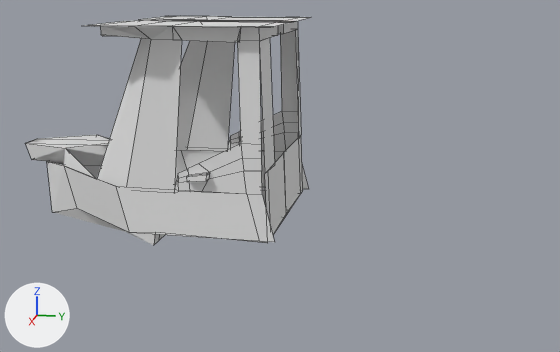
Renders of the Blender file Models/Vehicles/Land/LIEBHERRL538/LIEBHERRL538.blend from each side of a commit.
The view is the same before and after, from a 50 mm camera at (15.77, 8.08, 4.63) aimed at (0.0, 4.92, 0.68). Arrows for +X, +Y and +Z are at lower left; the lights stay in place. Mesh edges are drawn as thin lines.

In view in the first picture: 'Cab'.
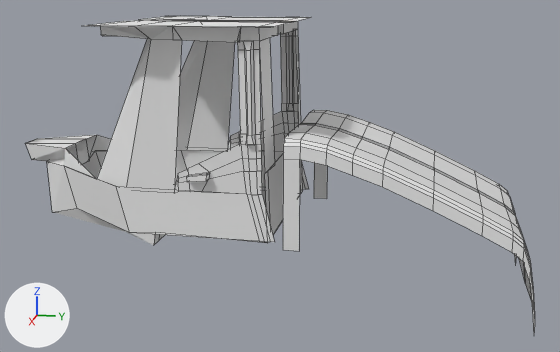
Edits to the bpy script that builds the scene:
```text
Add mat_whithecab:
    mat_whithecab = diffuse_material('whitheCab')
    mat_whithecab.base_color = (0.8, 0.8, 0.8)  # white #e7e7e7
Change me_plane:
    used by ob_cab; parent = ob_liebherr538; location = (-0.0524, 5.062, 3.911); scale = (0.273, 0.135, 1.0)
    remove me_plane.from_pydata(...)  # 134 vertices, 79 faces, 7 loose edges; spans x -1.0..9.4, y -43.4..1.1, z -4.3..0.0
    add me_plane.from_pydata(...)  # 324 vertices, 206 faces, 14 loose edges; spans x -9.4..9.4, y -43.4..1.1, z -4.3..0.0
    me_plane part 1: a new loose piece of 156 vertices spanning x -9.4..1.0, y -43.4..1.1, z -4.3..0.0, in mat_whithecab (white #e7e7e7)
    me_plane part 2: 30 vertices added at x -1.0..7.6, y -4.0..0.5, z -4.0..-0.3
    me_plane part 3: 2 vertices moved from x -1.0, y -26.2..-23.1, z -3.2..-2.7 to x -1.0, y -34.6..-34.2, z -3.2..-2.7; 4 vertices added at x -7.3, y -31.1..-28.2, z -4.3..-3.1
    me_plane part 4: 1 vertex moved from x 6.2, y -18.3, z -0.2 to x 6.2, y -17.4, z -0.2
    add me_plane.materials.append(mat_whithecab)  # white #e7e7e7
Add me_plane_001:
    me_plane_001.from_pydata(...)  # 86 vertices, 67 faces; spans x -1.0..15.6, y -1.0..29.0, z -3.5..0.0
Change ob_cab:
    remove _m = ob_cab.modifiers.new('Mirror', 'MIRROR')
Add ob_plane:
    ob_plane = bpy.data.objects.new('Plane', me_plane_001)
    ob_plane.location = (-0.03, 5.51, 1.83)
    ob_plane.scale = (0.122, 0.157, 1.0)
    _m = ob_plane.modifiers.new('Mirror', 'MIRROR')
```

Location of each change, (x1, y1, x2, y2) in pixels of the pictures (560 x 352 px; the box of a moved part takes in the faces that stretch with it):
'Cab', reshaped, modifiers changed
    both: (26, 16, 311, 245)
'Plane', added
    after: (283, 110, 535, 329)
part 1 of me_plane, added
    after: (27, 16, 311, 207)
part 2 of me_plane, added
    after: (237, 27, 275, 242)
part 3 of me_plane, built on
    before: (27, 135, 109, 166)
    after: (28, 139, 89, 166)
part 4 of me_plane, moved or reshaped
    before: (97, 35, 207, 187)
    after: (97, 35, 151, 187)
